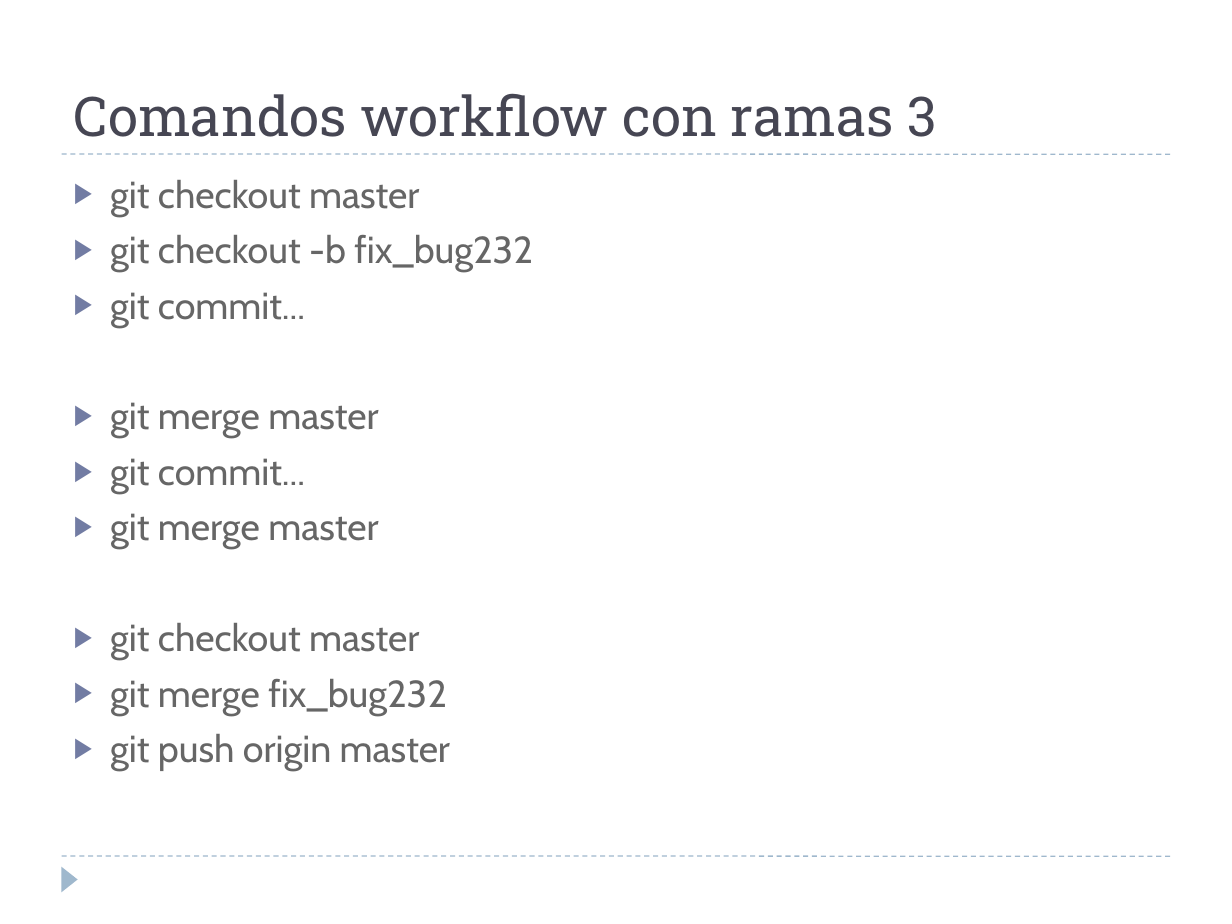
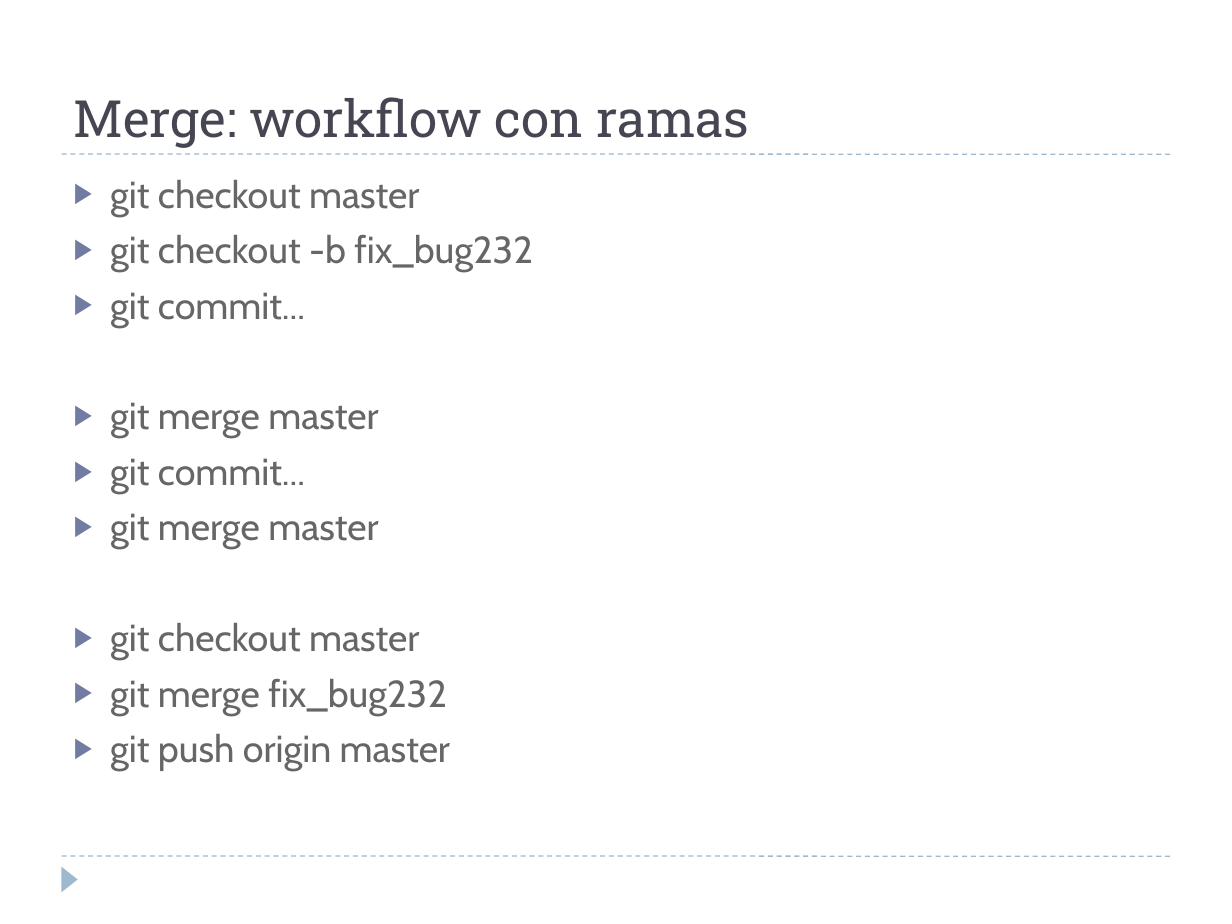
Before and after one commit to martina-if/curso_git, a slide deck: slide 39 of GIT.ppt (slide 41 before the commit). Drawn at 1232x924 pixels with LibreOffice and Linux fonts; fonts in the diff are those of the drawing. Boxes give left, top, right and bottom in pixels: in the first picture for what was removed or moved away, otherwise in the second. Text is boxed around its words. In the diff, an @@ line names an element or a change of style, - is before the commit and + after.

```diff
--- a/GIT.ppt
+++ b/GIT.ppt
@@ title at (74,97,749,148): text changed; size 32 to 30 pt @@
-Comandos workflow con ramas 3
+Merge: workflow con ramas
```
Also in this commit, not shown: 7 other slides changed, 5 slides added, 2 slides removed.
